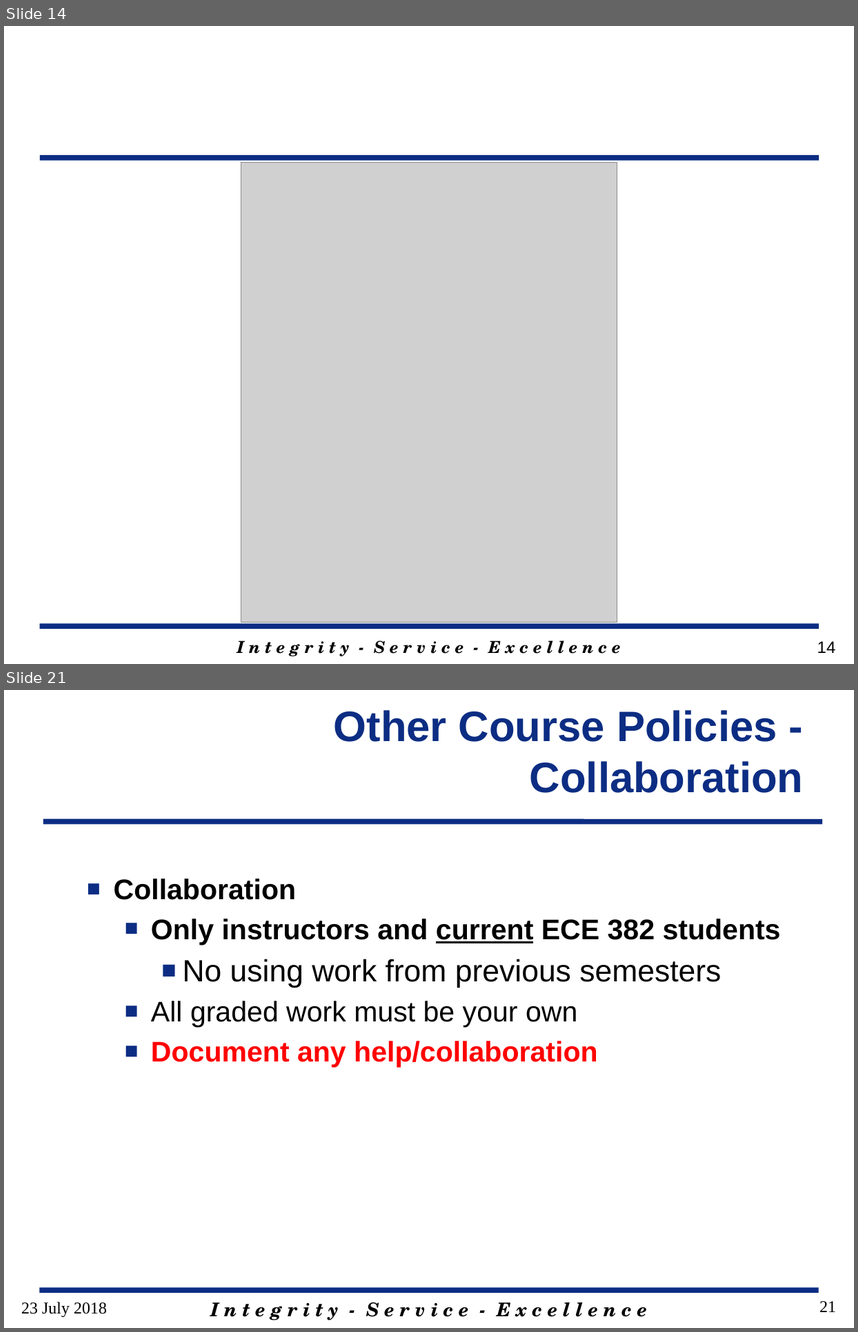
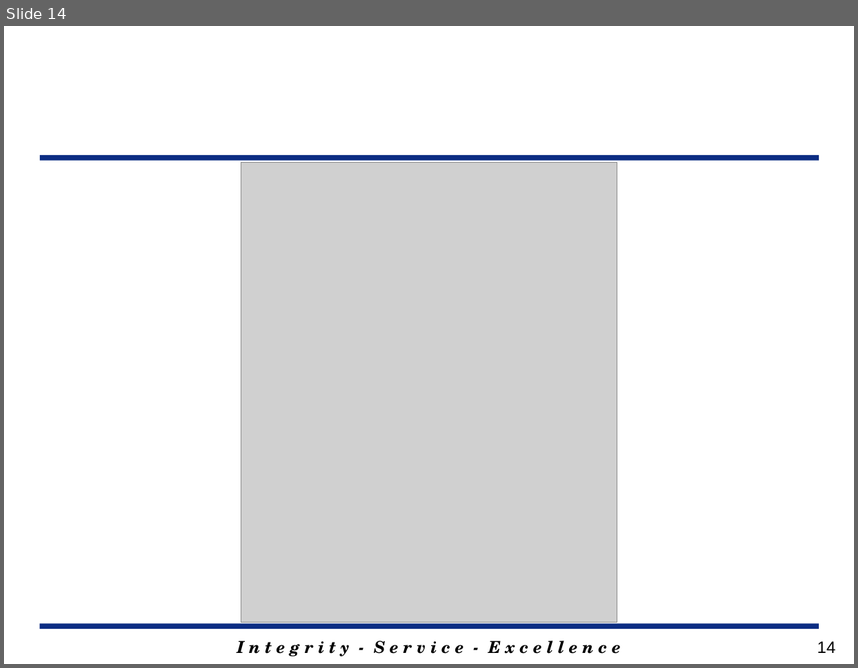
Before and after one commit to MarsUniversity/ECE382, a slide deck: source/lessons/lsn1/Lsn1.pptx. Shown one above the other, each under a label of ours: slides 14 and 21 before the commit, slide 14 after it; the slides between them are not shown. The pictures are 858x1332 and 858x668 pixels, drawn with LibreOffice and Linux fonts; fonts in the diff are those of the drawing; grey boxes stand for pictures; background and template pictures are left out. Boxes give left, top, right and bottom in pixels: in the first picture for what was removed or moved away, otherwise in the second. Text is boxed around its words. In the diff, an @@ line names an element or a change of style, - is before the commit and + after.

```diff
--- a/source/lessons/lsn1/Lsn1.pptx
+++ b/source/lessons/lsn1/Lsn1.pptx
@@ slide 21 removed at bbox=[4, 690, 854, 1328], background #FFFFFF @@
@@ title removed at bbox=[334, 710, 803, 793] @@
-Other Course Policies - Collaboration
@@ line removed from (43, 822) to (822, 822) @@
@@ text removed at bbox=[114, 878, 781, 1067] @@
-■ Collaboration
-  ■ Only instructors and current ECE 382 students
-    ■ No using work from previous semesters
-  ■ All graded work must be your own
-  ■ Document any help/collaboration
@@ text removed at bbox=[21, 1301, 107, 1317] @@
-23 July 2018
@@ line removed from (40, 1290) to (818, 1290) @@
@@ text removed at bbox=[210, 1302, 647, 1320] @@
-I n t e g r i t y - S e r v i c e - E x c e l l e n c e
@@ page number removed at bbox=[820, 1301, 836, 1312] @@
-21
```
Also in this commit, not shown: 6 slides changed, 1 slide added, 9 other slides removed, 18 other files.
